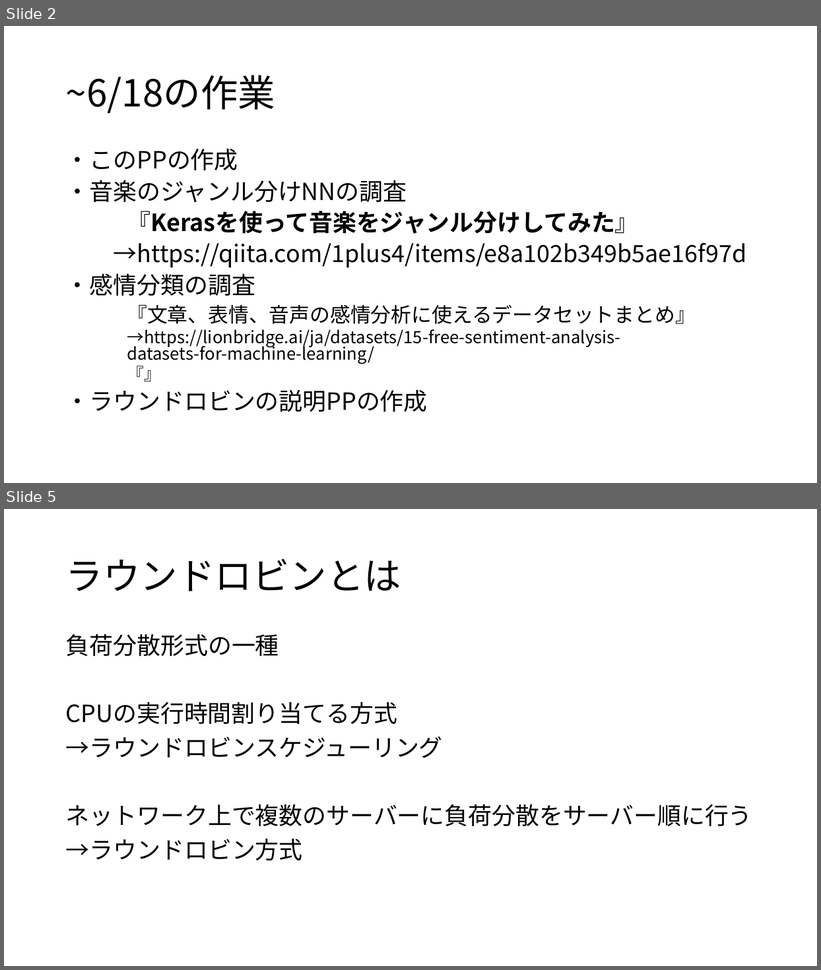
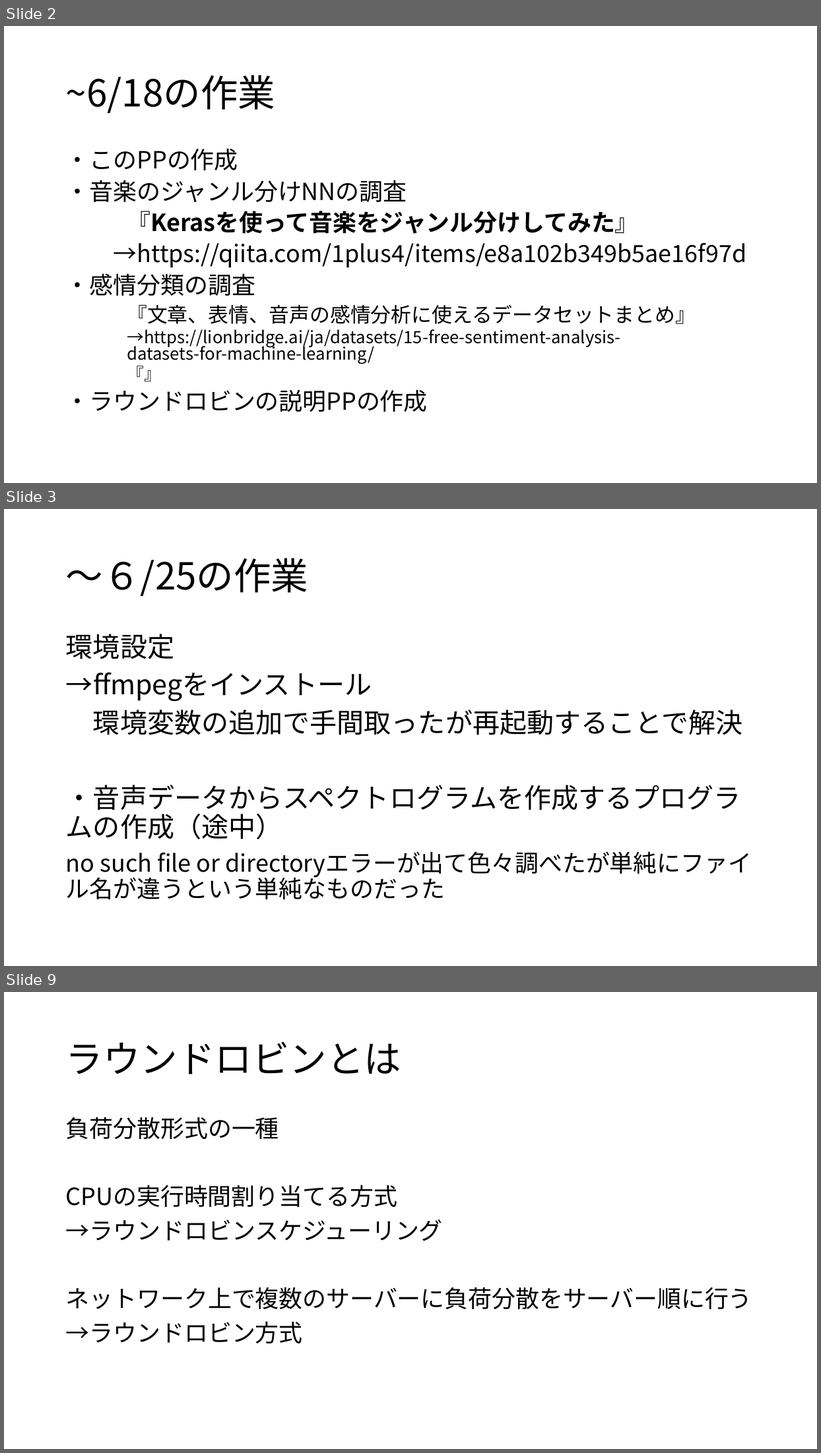
Before and after one commit to kait-takanolab/1821144-yoshii-thesis, a slide deck: 1821144_yoshii_sotsuken_618.pptx. Shown one above the other, each under a label of ours: slides 2 and 5 before the commit, slides 2, 3 and 9 after it; the slides between them are not shown. The pictures are 821x970 and 821x1453 pixels, drawn with LibreOffice and Linux fonts; fonts in the diff are those of the drawing. Boxes give left, top, right and bottom in pixels: in the first picture for what was removed or moved away, otherwise in the second. Text is boxed around its words. In the diff, an @@ line names an element or a change of style, - is before the commit and + after.

```diff
--- a/1821144_yoshii_sotsuken_618.pptx
+++ b/1821144_yoshii_sotsuken_618.pptx
@@ slide 3 added at [4,509,817,966], background #FFFFFF @@
@@ title added at [66,558,308,596], 44 pt, text #000000 @@
+～６/25の作業
@@ text added at [66,634,743,879], 32 pt, text #000000 @@
+環境設定
+→ffmpegをインストール
+環境変数の追加で手間取ったが再起動することで解決
+・音声データからスペクトログラムを作成するプログラムの作成（途中）
+no such file or directoryエラーが出て色々調べたが単純にファイル名が違うという単純なものだった
@@ what was slide 5 is now slide 9 @@
```
Also in this commit, not shown: 2 slides changed, 3 other slides added, 1 slide removed.
